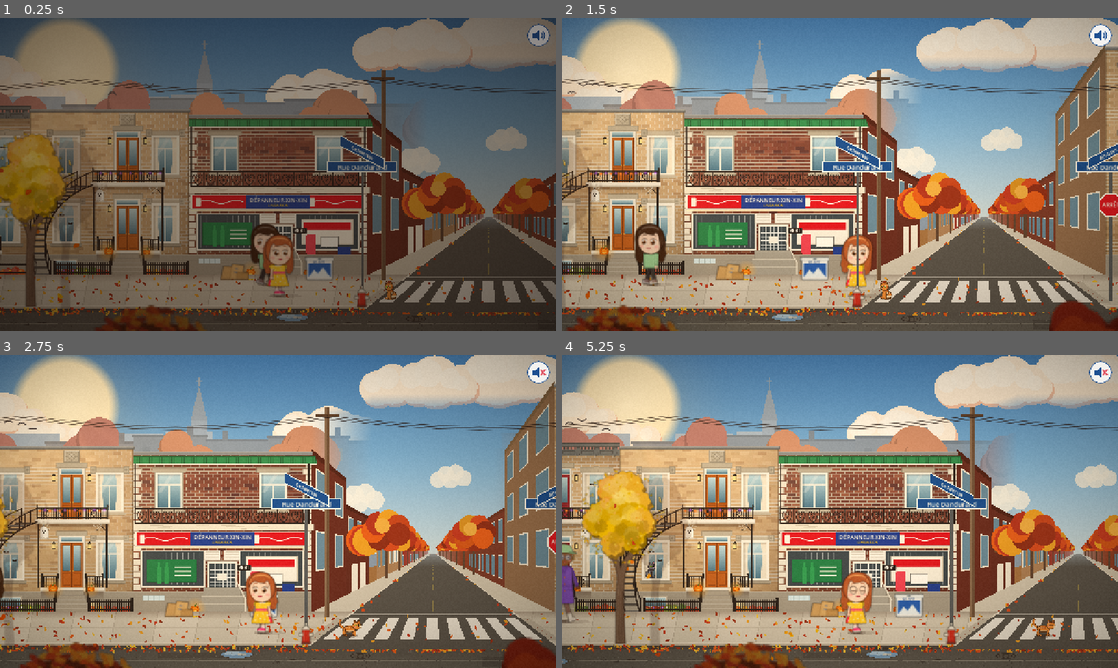
Above: before the commit, frames 1-4 (two rows, left to right).
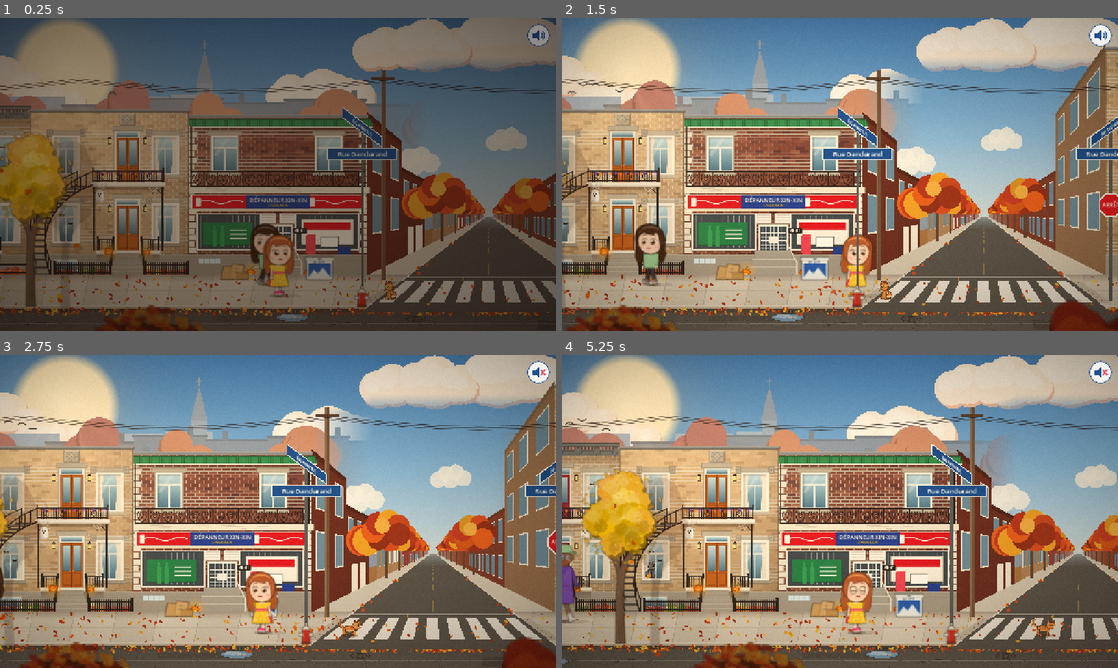
Above: after the commit, the same moments.

Repository: jullmg/jeux
Game: Godot game, scene res://scenes/dandurand.tscn
Two runs of this game, one before a commit and one after it. Both use one fixed random seed, a clock stepped at 60 frames per second and the inputs below. This scene is started directly instead of the project's main scene.
Inputs (mouse positions are in pixels of both pictures, inside the frame that each line leads up to):
- Up to frame 1 (0.25 s): no input
- Up to frame 2 (1.5 s): tap Enter (ui_accept) at 0.5, 0.77, 1.07 s; move the mouse to (812, 237) at 0.52 s; hold Right (ui_right) from 0.53 s (still down); tap M at 0.6, 1.35 s; click (812, 237) at 0.67 s; move the mouse to (1006, 221) at 1.27 s
- Up to frame 3 (2.75 s): tap Enter (ui_accept) at 1.52, 1.82 s; move the mouse to (111, 464) at 2.02 s; release Right (ui_right) at 2.03 s; hold Left (ui_left) from 2.03 s (still down); tap M at 2.1 s
- Up to frame 4 (5.25 s): move the mouse to (867, 511) at 2.77 s; tap M every 0.75 s from 2.85 to 5.1 s; click (867, 511) at 2.92 s; tap Enter (ui_accept) at 3.02, 3.32, 3.77, 4.07, 4.52, 4.82 s; move the mouse to (756, 433) at 3.52 s; move the mouse to (962, 495) at 4.27 s; release Left (ui_left) at 4.28 s; hold Right (ui_right) from 4.28 s (still down); move the mouse to (728, 527) at 5.02 s; click (728, 527) at 5.17 s

The runs differ from the first frame. In frame 1, 1.2% of the frame differs, in the area x 58-72%, y 28-50%; in frame 2, 2.0%, in the area x 46-100%, y 28-50%; in frame 3, 1.7%; in frame 4, 1.3%.

Commit message:
Charlotte: street-name plates no longer overlap
The post is taller: the slanted plate (the cross street) sits at the top and the flat one
(the street we're on) well below it, clear of the slant.

Co-Authored-By: Claude Opus 5.5 <noreply@anthropic.com>

Diff:
--- a/Charlotte/world/cross_street.gd
+++ b/Charlotte/world/cross_street.gd
@@ -346,22 +346,23 @@
 		# At the corner of the sidewalk, by the curb, clear of the shop signs on the facades.
 		var corner := x0 + sidewalk - 22.0 if side < 0.0 else x1 - sidewalk + 22.0
 		var px := _fan(corner, 650.0)
-		draw_rect(Rect2(px - 3, 300, 6, 352), Color("#5A5F63"))
+		draw_rect(Rect2(px - 3, 236, 6, 416), Color("#5A5F63"))
 		if side == sign_side:
 			_traffic_sign(px, font)
-		_name_plates(Vector2(px, 300.0), font)
+		_name_plates(Vector2(px, 236.0), font)
 
 
 # Montreal-style blue street plates: the street we're on faces us, flat; the cross street's plate is turned to run
 # along that street, so it slants toward the vanishing point like the street itself.
 func _name_plates(top: Vector2, font: Font) -> void:
-	var flat := Rect2(top.x - 80, top.y + 30, 160, 26)
-	_plate(flat, along_name, font)
+	# The slanted plate on top, centred on the post; it tilts by at most ~30 px each way, so the flat one goes
+	# well below it.
 	var e := (_vp() - top).normalized()
 	if e.x < 0.0:
 		e = -e
 	var f := 0.72
-	var origin := top + Vector2(0, -4) - e * 80.0 * f
+	_plate(Rect2(top.x - 80, top.y + 64, 160, 26), along_name, font)
+	var origin := top + Vector2(0, 2) - e * 80.0 * f
 	draw_set_transform_matrix(Transform2D(e * f, Vector2(0, 1), origin))
 	_plate(Rect2(0, 0, 160, 26), street_name, font)
 	draw_set_transform(Vector2.ZERO)
